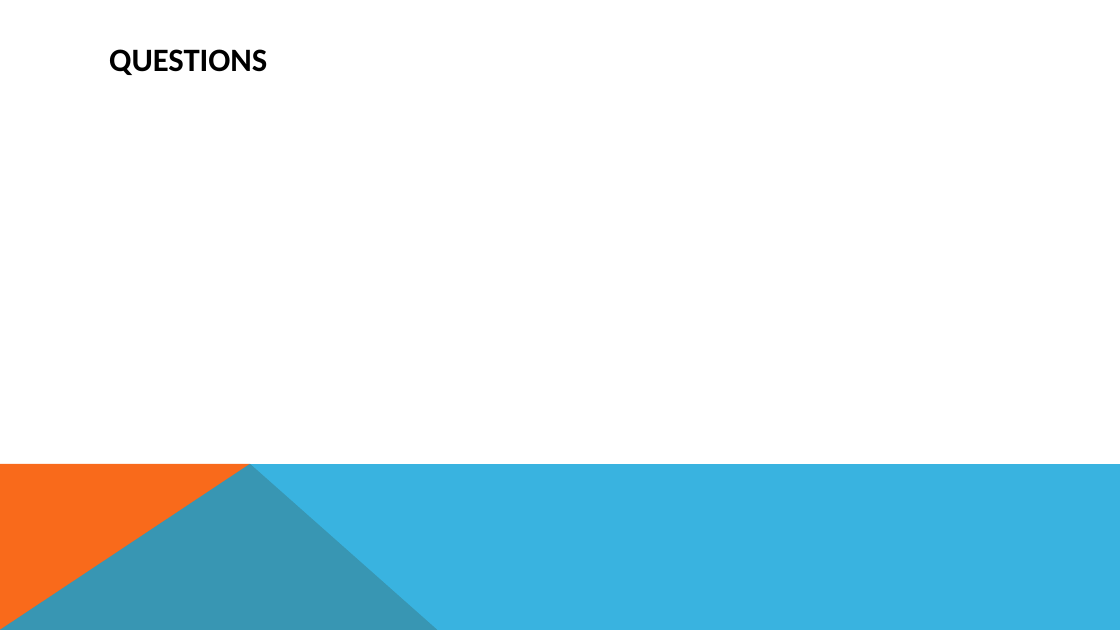
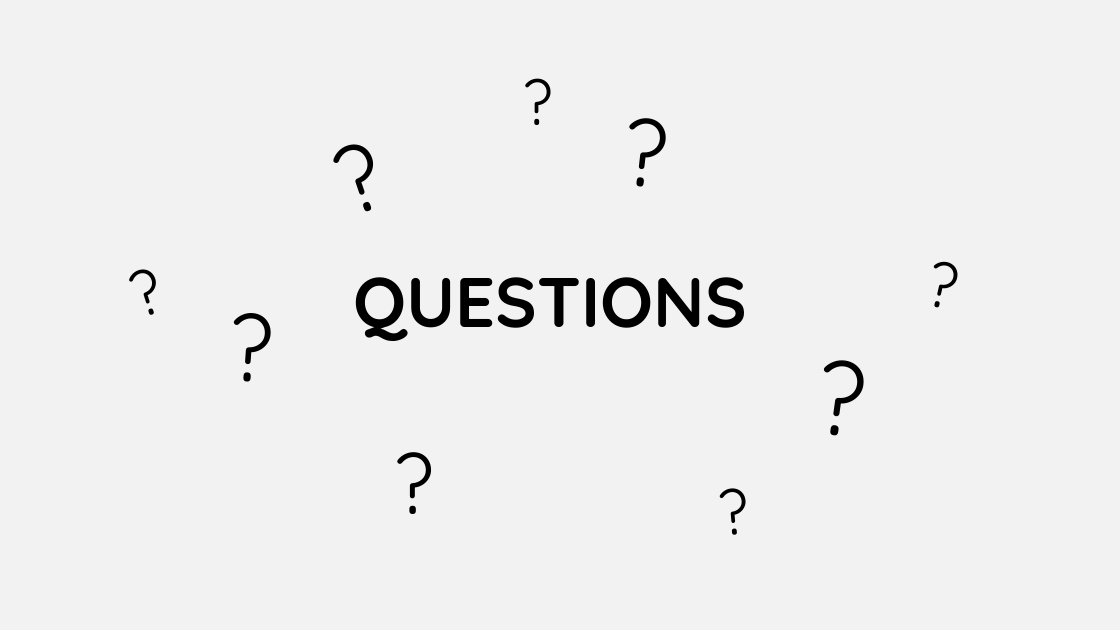
Before and after one commit to legendely/project_group_theme1.1-2015-16-, a slide deck: slide 11 of game-concept.pptx (slide 8 before the commit). Drawn at 1120x630 pixels with LibreOffice and Linux fonts; fonts in the diff are those of the drawing. Boxes give left, top, right and bottom in pixels: in the first picture for what was removed or moved away, otherwise in the second. Text is boxed around its words. In the diff, an @@ line names an element or a change of style, - is before the commit and + after.

```diff
--- a/game-concept.pptx
+++ b/game-concept.pptx
@@ background #FFFFFF to #F2F2F2 @@
@@ text added at box(514, 59, 589, 144), 54 pt, text #000000 @@
+?
@@ text added at box(608, 87, 729, 221), 80 pt, text #000000 @@
+?
@@ text added at box(309, 101, 432, 245), 80 pt, text #000000 @@
+?
@@ text added at box(111, 235, 208, 339), 54 pt, text #000000 @@
+?
@@ text added at box(911, 237, 1002, 337), 54 pt, text #000000 @@
+?
@@ title "QUESTIONS": place and size @@
-title "QUESTIONS" at box(109, 49, 267, 75)
+title "QUESTIONS" at box(353, 277, 747, 341)
@@ title "QUESTIONS" at box(353, 277, 747, 341): size 28 to 60 pt, font Calibri to Quicksand; alignment left to centre; line spacing 1 to 0.9 @@
@@ text added at box(215, 283, 311, 410), 80 pt, text #000000 @@
+?
@@ text added at box(799, 326, 929, 473), 88 pt, text #000000 @@
+?
@@ text added at box(386, 427, 499, 537), 72 pt, text #000000 @@
+?
@@ freeform shape removed at box(0, 464, 438, 630) @@
@@ freeform shape removed at box(0, 464, 1120, 630) @@
@@ text added at box(706, 463, 788, 554), 54 pt, text #000000 @@
+?
```
Also in this commit, not shown: 4 other slides changed, 6 slides added, 3 slides removed, 2 other files.
